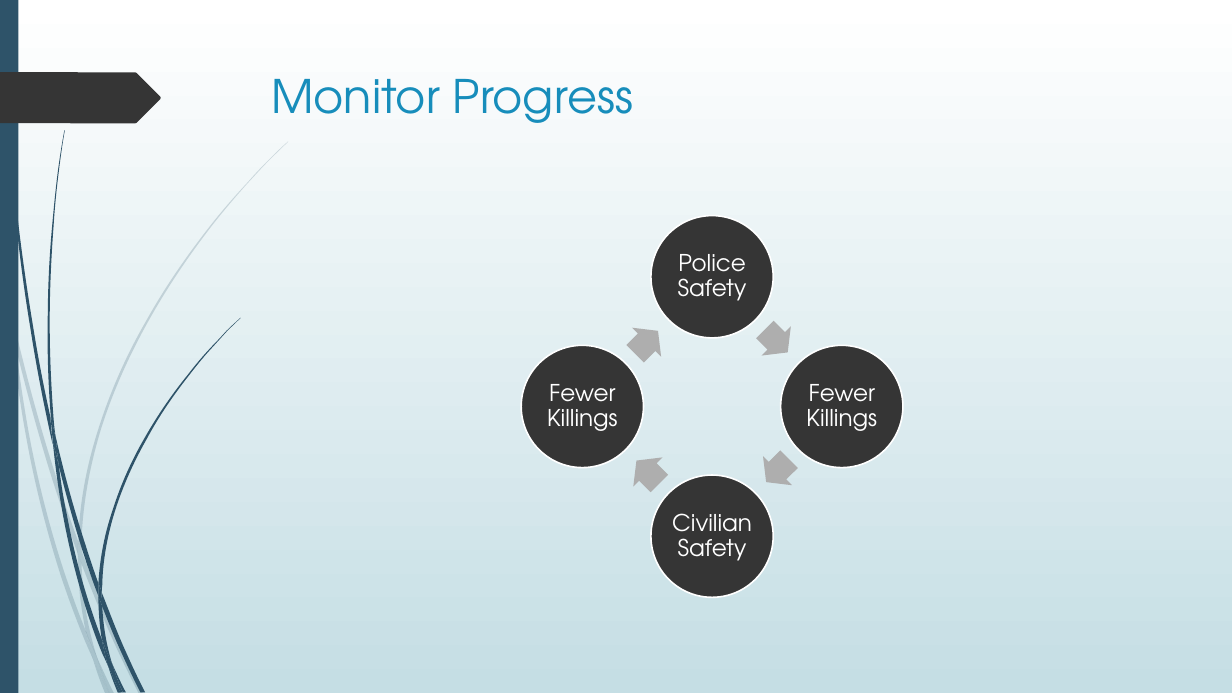
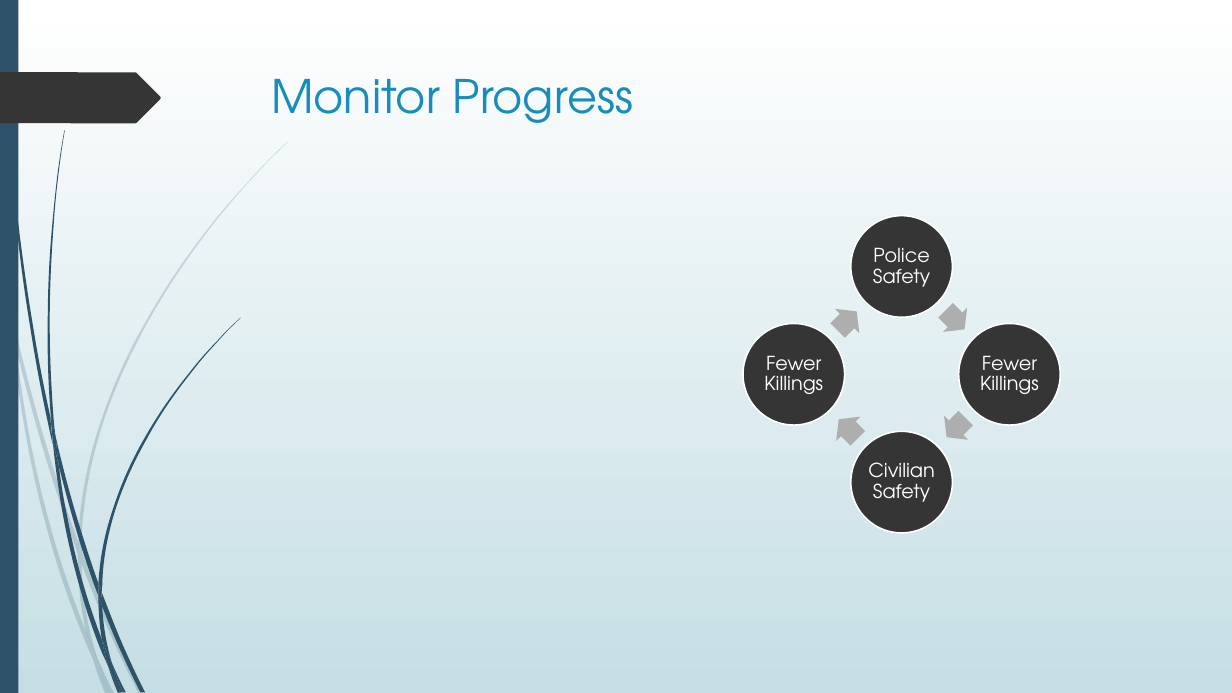
Before and after one commit to dr-natetorious/TIM-7101-Statistics, a slide deck: slide 15 of Section_3_Mgmt_Informed/Week8_Presentation/BachmeierNTIM7101-8.pptx (slide 14 before the commit). Drawn at 1232x693 pixels with LibreOffice and Linux fonts; fonts in the diff are those of the drawing. Boxes give left, top, right and bottom in pixels: in the first picture for what was removed or moved away, otherwise in the second. Text is boxed around its words. In the diff, an @@ line names an element or a change of style, - is before the commit and + after.

```diff
--- a/Section_3_Mgmt_Informed/Week8_Presentation/BachmeierNTIM7101-8.pptx
+++ b/Section_3_Mgmt_Informed/Week8_Presentation/BachmeierNTIM7101-8.pptx
@@ ellipse: place and size @@
-ellipse at (651,215,773,337)
+ellipse at (851,215,953,317)
@@ text "Police Safety": place and size @@
-text "Police Safety" at (678,254,747,301)
+text "Police Safety" at (873,247,930,287)
@@ right arrow at (934,299,977,342): rotation 225 to 45 degrees @@
@@ ellipse: place and size @@
-ellipse at (781,346,903,468)
+ellipse at (743,323,845,425)
@@ right arrow at (825,300,869,343): rotation 45 to 315 degrees @@
@@ ellipse: place and size @@
-ellipse at (521,346,643,468)
+ellipse at (959,323,1061,425)
@@ text "Fewer Killings": place and size @@
-text "Fewer Killings" at (806,384,877,431)
+text "Fewer Killings" at (764,355,823,394)
@@ size 18 to 15 pt; less space between paragraphs in 4 elements at (764,355,823,394), (873,247,930,287), (868,462,935,502), (980,355,1039,394) @@
@@ text "Fewer Killings": place and size @@
-text "Fewer Killings" at (547,384,618,431)
+text "Fewer Killings" at (980,355,1039,394)
@@ right arrow at (826,407,870,450): rotation 135 to 225 degrees @@
@@ right arrow at (935,406,978,449): rotation 315 to 135 degrees @@
@@ ellipse: place and size @@
-ellipse at (651,475,773,597)
+ellipse at (851,432,953,533)
@@ text "Civilian Safety": place and size @@
-text "Civilian Safety" at (672,513,752,561)
+text "Civilian Safety" at (868,462,935,502)
```
Also in this commit, not shown: 1 other slide changed, 1 slide added.
